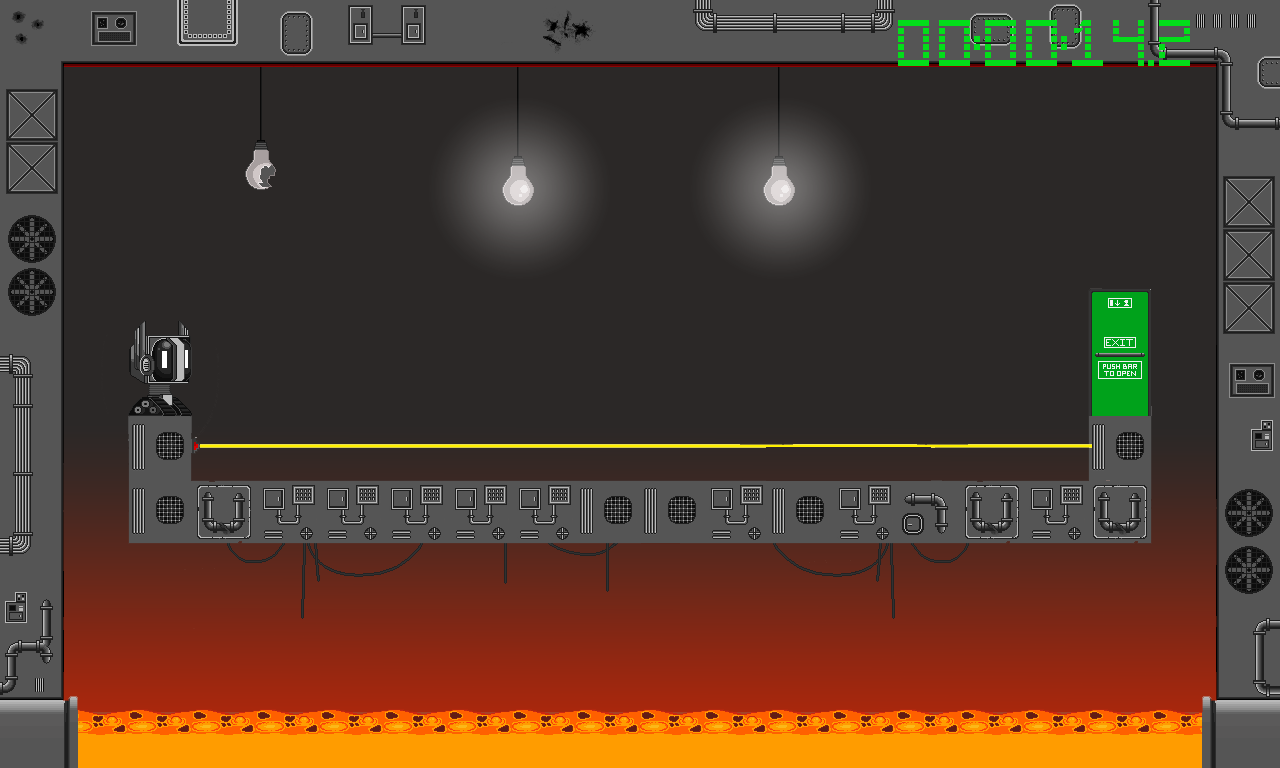
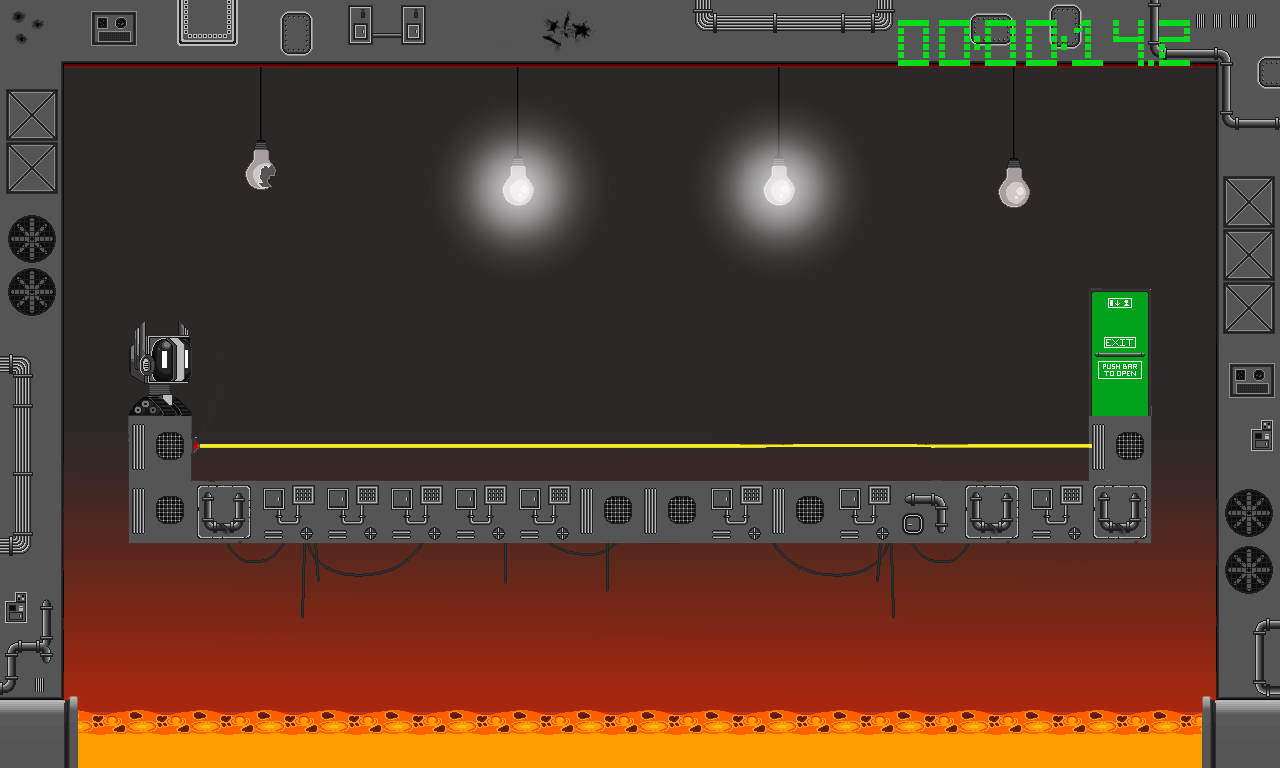
Comparing the layer stacks of the two 1280 × 768 images. Changes:
added layer "Layer 9" above "Layer 8" over [715, 123, 846, 254]
added layer "Layer 8" above "Layer 6" over [454, 66, 1030, 254]
